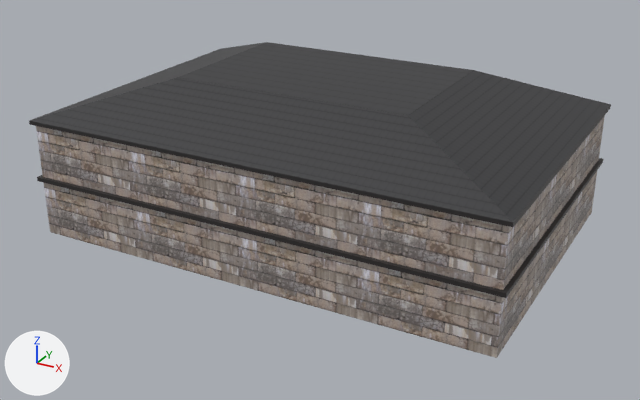
What one commit did to the FBX model src/Game/Arrow/ArrowContent/Models/Town/immeuble3.fbx.
The view is the same before and after, from a 50 mm camera at (1.613, -1.482, 1.0) aimed at (0.607, 0.346, 0.086). Lighting does not change. The marker at lower left points along +X, +Y and +Z. Where no turn or scale is listed for an object, it has been applied to the vertices.
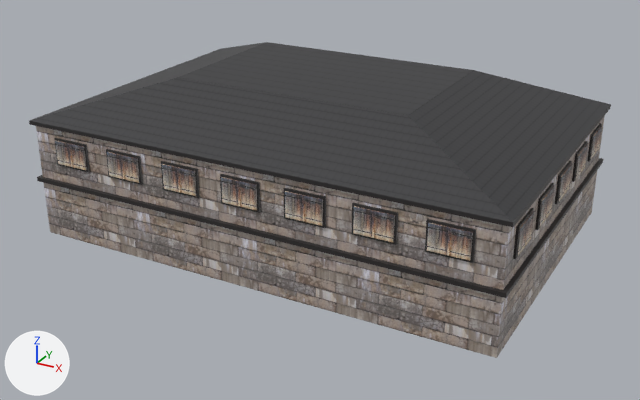
Where the newer file only moved an object's origin or applied its transform, the numbers keep the older frame.

Where the change shows, as pixel boxes (x1, y1, x2, y2) in the pictures (640 x 400 px):
```json
{"object": "fenetre_Cube", "change": "added", "after": [54, 123, 602, 263]}
```

Edits to the scene script, one JSON object a line:
```json
{"op": "add", "block": "img_fenetre_png", "code": ["img_fenetre_png = load_image('fenetre.png', 'fenetre.png', 1024, 1024, 'sRGB')"]}
{"op": "add", "block": "mat_material__fenetre_png", "code": ["mat_material__fenetre_png = principled_material('Material__fenetre_png')", "mat_material__fenetre_png.texture = img_fenetre_png  # with its transparency"]}
{"op": "add", "block": "me_fenetre_cube", "code": ["me_fenetre_cube = bpy.data.meshes.new('fenetre_Cube')", "me_fenetre_cube.from_pydata(...)  # 12288 vertices, 6552 faces; spans x -0.008..1.208, y -0.008..0.808, z 0.2..0.27", "me_fenetre_cube.materials.append(mat_material__fenetre_png)  # picture img_fenetre_png"]}
{"op": "add", "block": "ob_fenetre_cube", "code": ["ob_fenetre_cube = bpy.data.objects.new('fenetre_Cube', me_fenetre_cube)", "ob_fenetre_cube.location = (0.0, 0.0, 0.0)"]}
```
